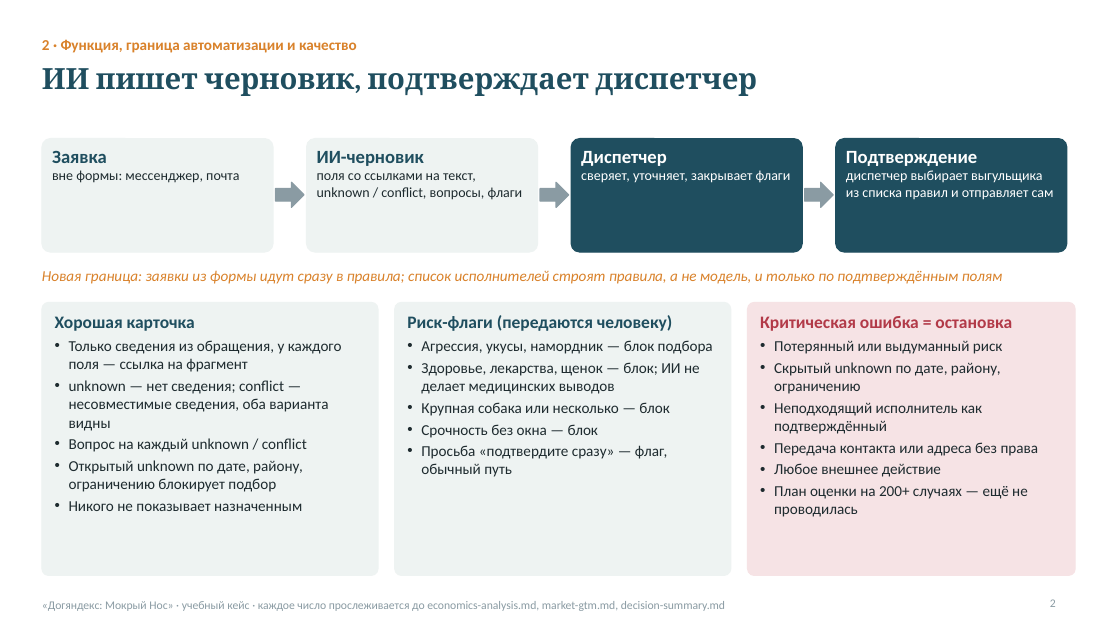
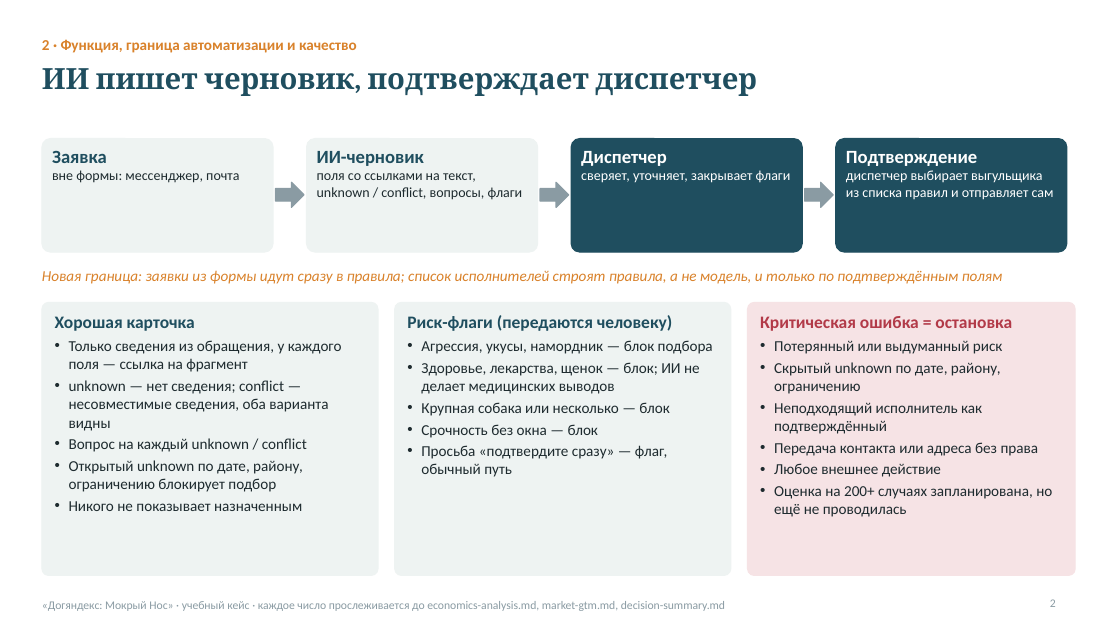
Before and after one commit to gs-hall/ai-tools-for-pdm-4-project, a slide deck: slide 2 of mokry-nos/presentation.pptx. Drawn at 1120x630 pixels with LibreOffice and Linux fonts; fonts in the diff are those of the drawing. Boxes give left, top, right and bottom in pixels: in the first picture for what was removed or moved away, otherwise in the second. Text is boxed around its words. In the diff, an @@ line names an element or a change of style, - is before the commit and + after.

```diff
--- a/mokry-nos/presentation.pptx
+++ b/mokry-nos/presentation.pptx
@@ text at [774, 486, 1052, 517]: text changed @@
-• План оценки на 200+ случаях — ещё не проводилась
+• Оценка на 200+ случаях запланирована, но ещё не проводилась
```
Also in this commit, not shown: 2 other slides changed, 1 other file.
